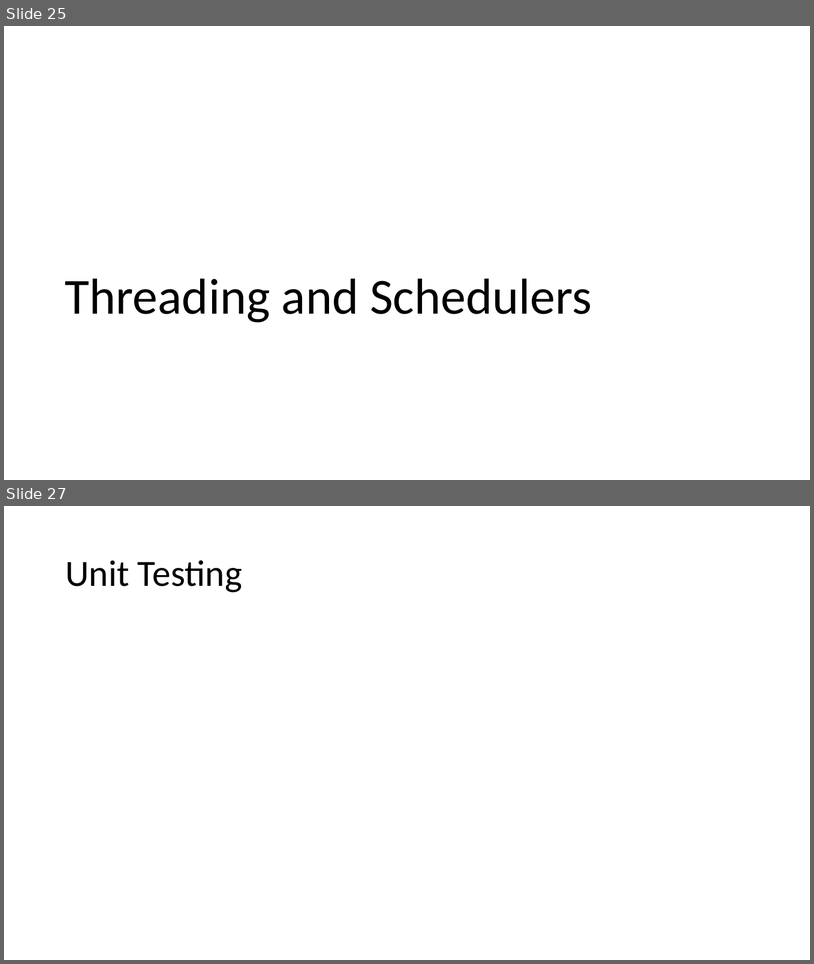
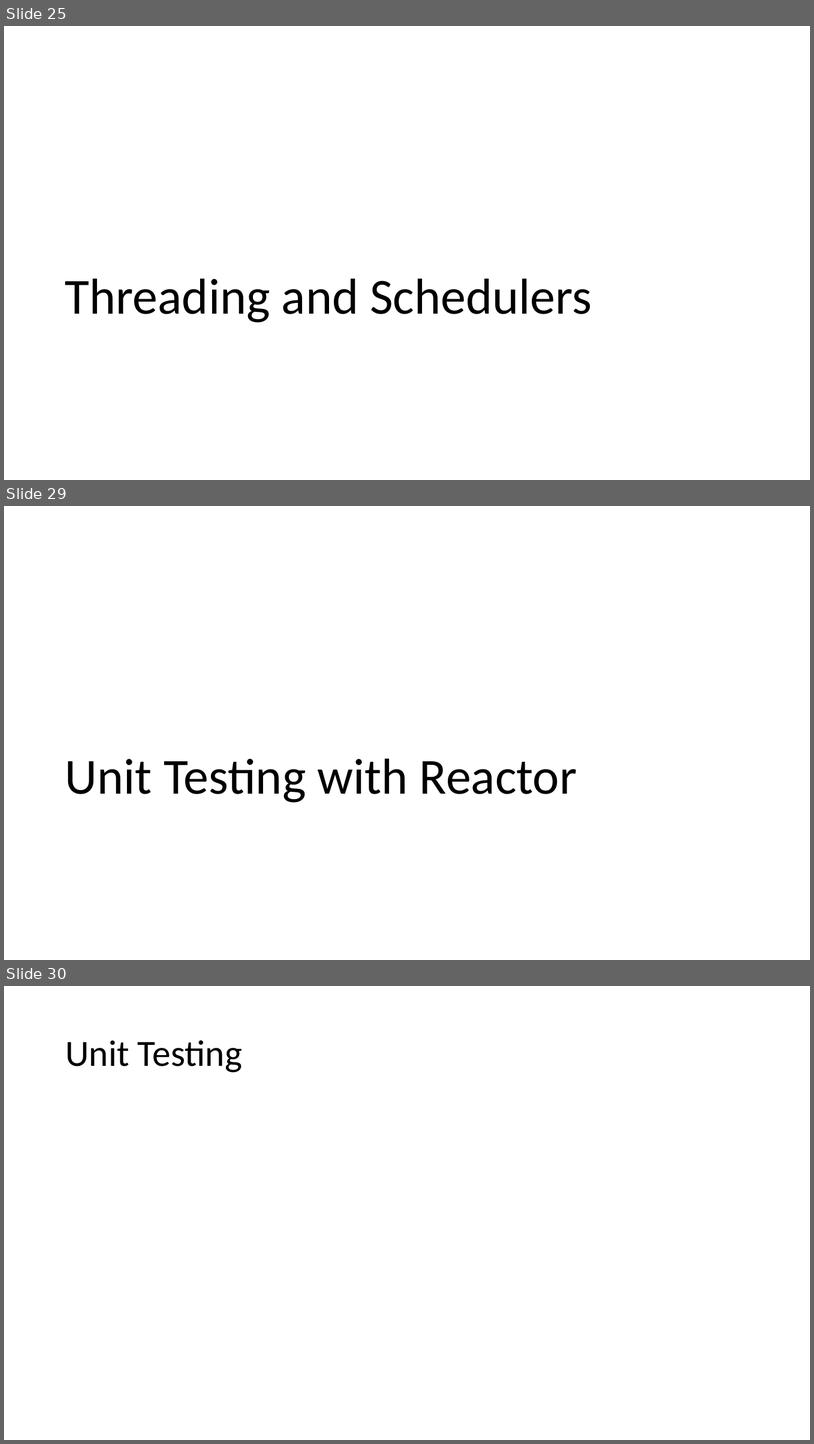
Before and after one commit to vietvuhoang/java-reactor-demo, a slide deck: doc/ReactiveProgramming.Java.pptx. Shown one above the other, each under a label of ours: slides 25 and 27 before the commit, slides 25, 29 and 30 after it; the slides between them are not shown. The pictures are 814x964 and 814x1444 pixels, drawn with LibreOffice and Linux fonts; fonts in the diff are those of the drawing. Boxes give left, top, right and bottom in pixels: in the first picture for what was removed or moved away, otherwise in the second. Text is boxed around its words. In the diff, an @@ line names an element or a change of style, - is before the commit and + after.

```diff
--- a/doc/ReactiveProgramming.Java.pptx
+++ b/doc/ReactiveProgramming.Java.pptx
@@ slide 29 added at (4,506,810,960), background #FFFFFF @@
@@ title added at (65,758,577,802), 60 pt, text #000000 @@
+Unit Testing with Reactor
@@ what was slide 27 is now slide 30 @@
```
Also in this commit, not shown: 3 other slides added, 1 slide removed, 6 other files.
